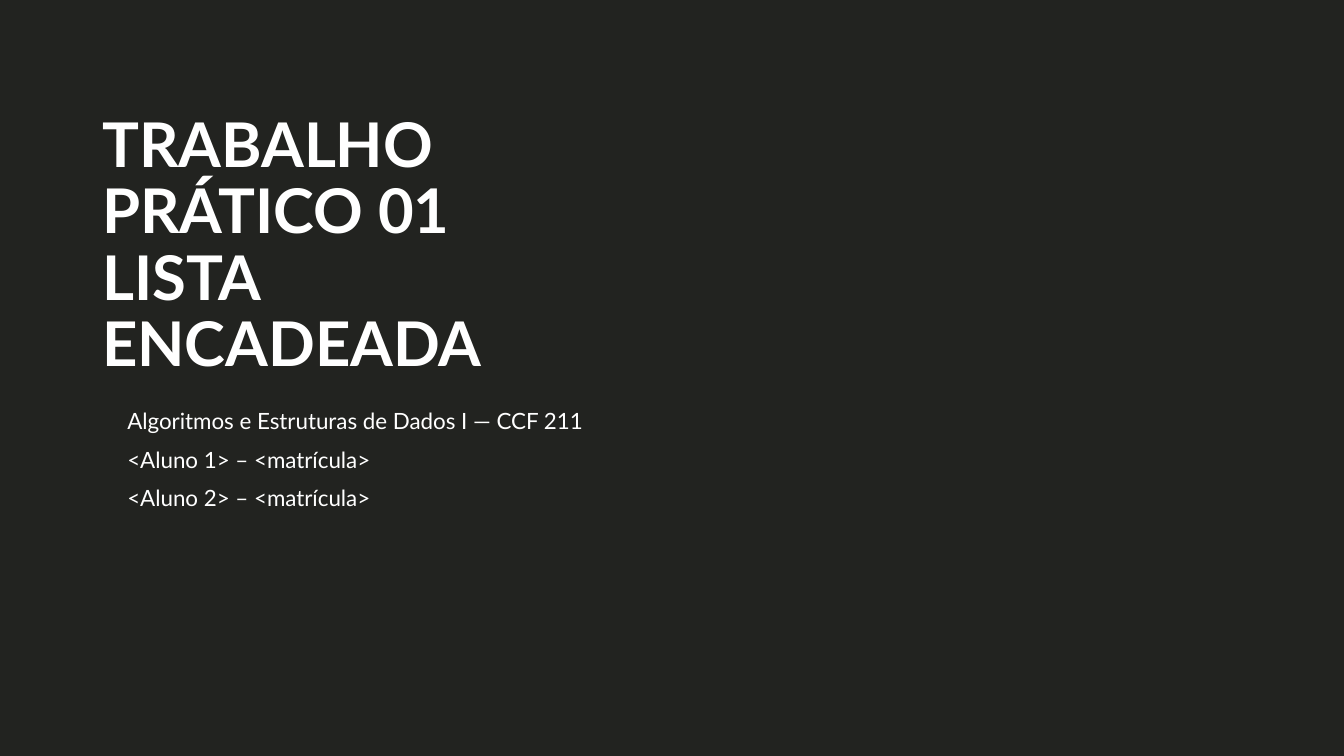
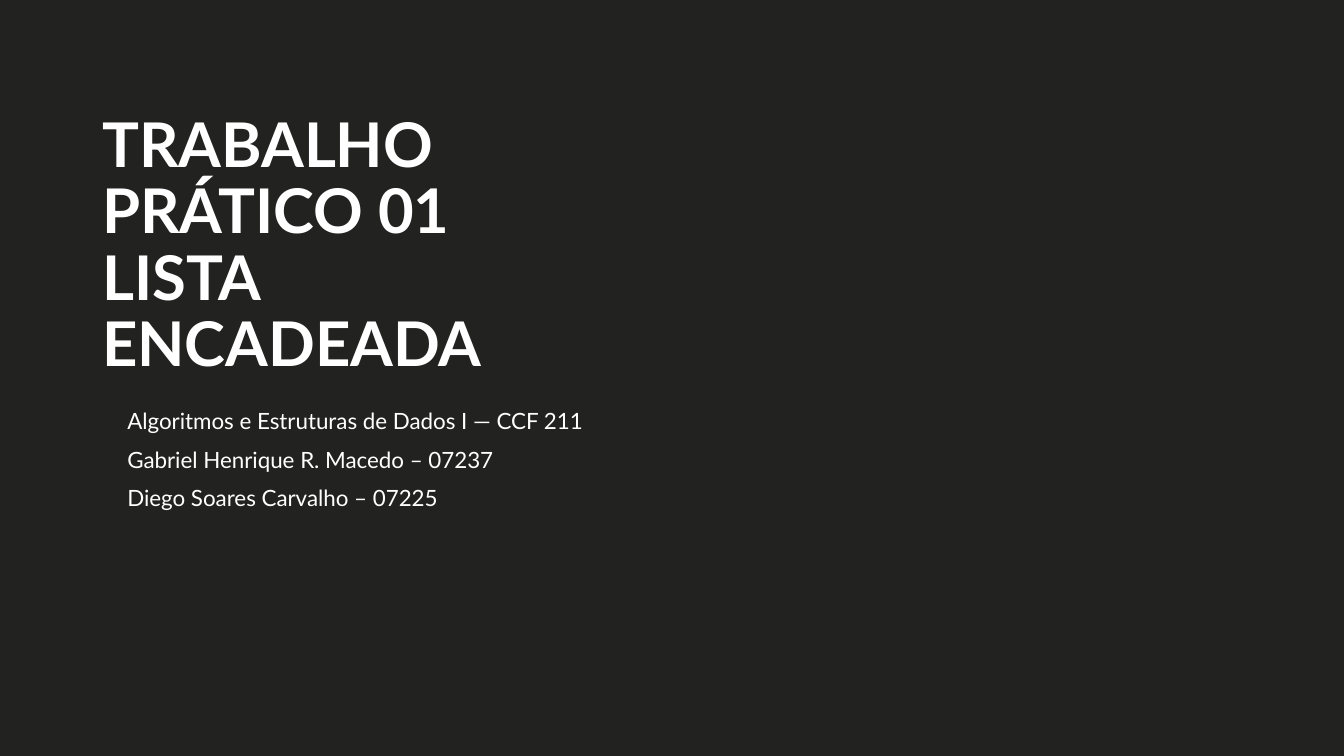
Before and after one commit to revoltzlz/tp-1, a slide deck: slide 1 of apresentacao/slides.pptx. Drawn at 1344x756 pixels with LibreOffice and Linux fonts; fonts in the diff are those of the drawing; background and template pictures are left out. Boxes give left, top, right and bottom in pixels: in the first picture for what was removed or moved away, otherwise in the second. Text is boxed around its words. In the diff, an @@ line names an element or a change of style, - is before the commit and + after.

```diff
--- a/apresentacao/slides.pptx
+++ b/apresentacao/slides.pptx
@@ text at <box>127,451,493,510</box>: text changed @@
-<Aluno 1> – <matrícula>
-<Aluno 2> – <matrícula>
+Gabriel Henrique R. Macedo – 07237
+Diego Soares Carvalho – 07225
```
Also in this commit, not shown: 1 other slide changed, 6 other files.
